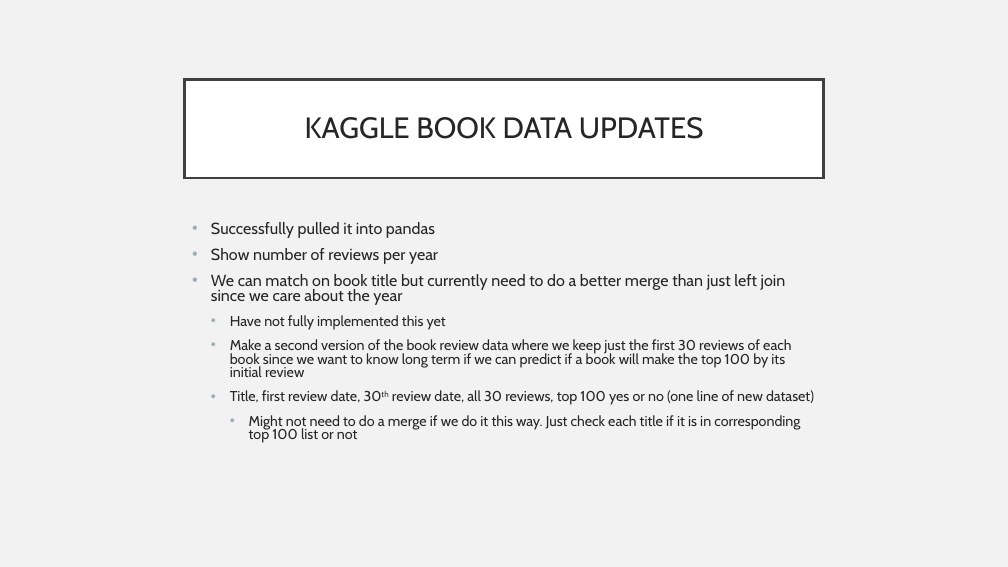
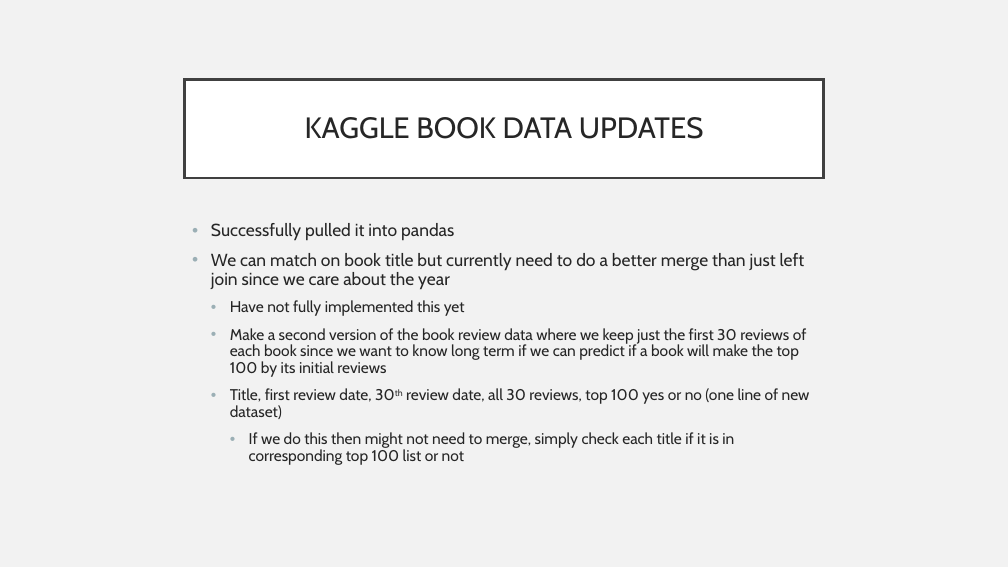
Before and after one commit to TKarlovitzDrexel/DSCI591_ACRSent, a slide deck: slide 10 of Week7ProgressFinal.pptx. Drawn at 1008x567 pixels with LibreOffice and Linux fonts; fonts in the diff are those of the drawing. Boxes give left, top, right and bottom in pixels: in the first picture for what was removed or moved away, otherwise in the second. Text is boxed around its words. In the diff, an @@ line names an element or a change of style, - is before the commit and + after.

Commit message:
Updates for book data

```diff
--- a/Week7ProgressFinal.pptx
+++ b/Week7ProgressFinal.pptx
@@ text at bbox=[211, 223, 810, 419]: size 15.3 to 16.6 pt in "Successfully pulled it into pandas", "We can match on book title but ..."; size 13.6 to 14.8 pt in "Have not fully implemented this yet", "Title, first review date, 30th review date, ..."; line spacing 0.8 to 0.9 @@
@@ text at bbox=[211, 248, 438, 264]: paragraph removed @@
-• Show number of reviews per year
@@ text at bbox=[230, 328, 807, 377]: text changed; size 13.6 to 14.8 pt @@
-  • Make a second version of the book review data where we keep just the first 30 reviews of each book since we want to know long term if we can predict if a book will make the top 100 by its initial review
+  • Make a second version of the book review data where we keep just the first 30 reviews of each book since we want to know long term if we can predict if a book will make the top 100 by its initial reviews
@@ text at bbox=[249, 432, 734, 465]: text changed; size 13.6 to 14.8 pt @@
-    • Might not need to do a merge if we do it this way. Just check each title if it is in corresponding top 100 list or not
+    • If we do this then might not need to merge, simply check each title if it is in corresponding top 100 list or not
```
Also in this commit, not shown: 1 other slide changed.
